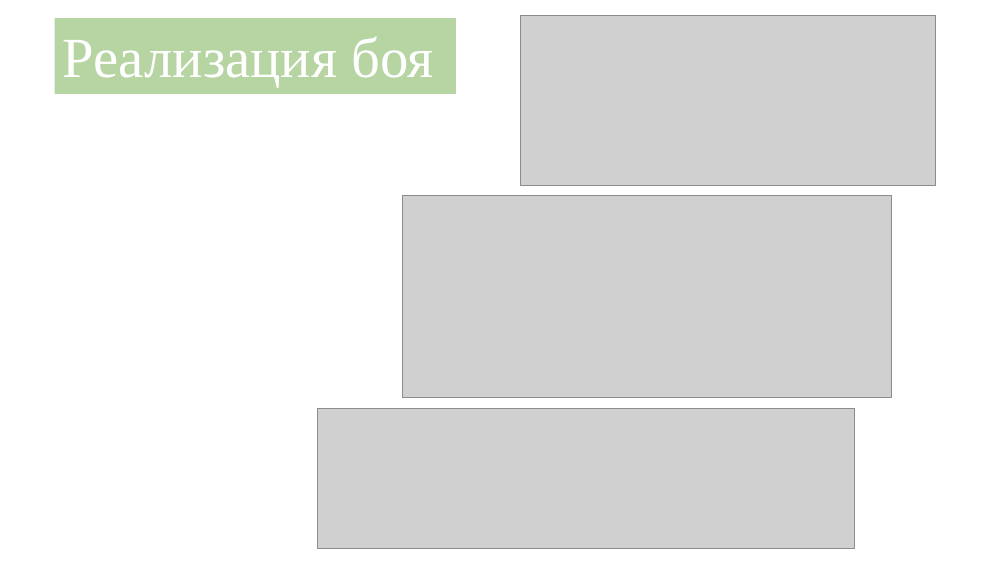
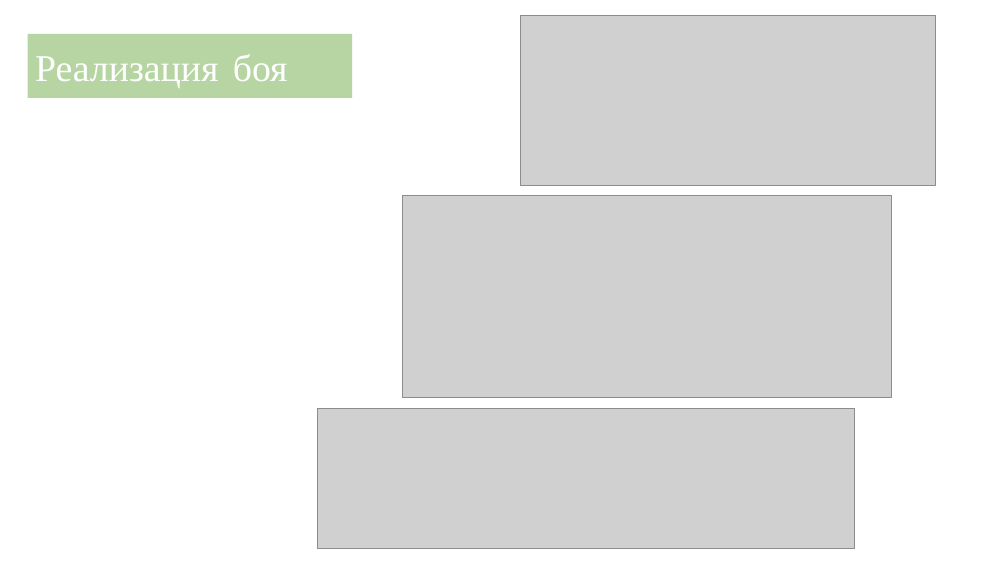
Before and after one commit to IlyaKirichenko/SeaBattle_Presentation, a slide deck: slide 5 of Морской бой на C++.pptx. Drawn at 1008x567 pixels with LibreOffice and Linux fonts; fonts in the diff are those of the drawing; grey boxes stand for pictures; background and template pictures are left out. Boxes give left, top, right and bottom in pixels: in the first picture for what was removed or moved away, otherwise in the second. Text is boxed around its words. In the diff, an @@ line names an element or a change of style, - is before the commit and + after.

```diff
--- a/Морской бой на C++.pptx
+++ b/Морской бой на C++.pptx
@@ title "Реализация боя": place and size @@
-title "Реализация боя" at bbox=[54, 18, 456, 94]
+title "Реализация боя" at bbox=[27, 34, 352, 98]
@@ title "Реализация боя" at bbox=[27, 34, 352, 98]: size 54 to 36 pt @@
```
Also in this commit, not shown: 4 other slides changed, 1 slide added.
